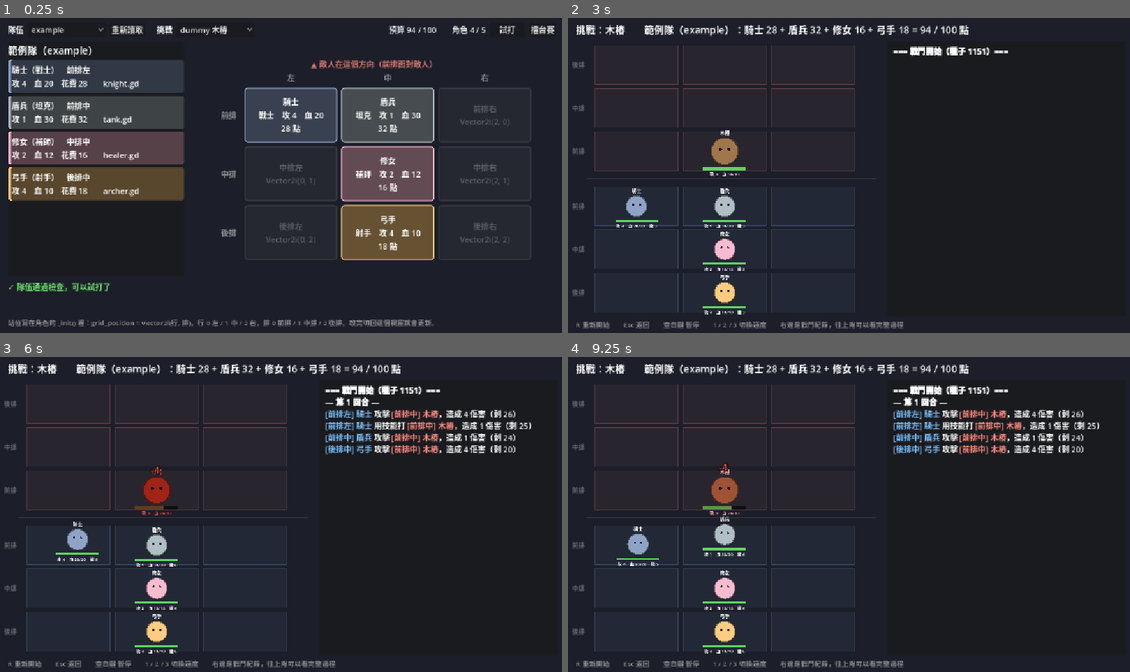
Above: before the commit, frames 1-4 (two rows, left to right).
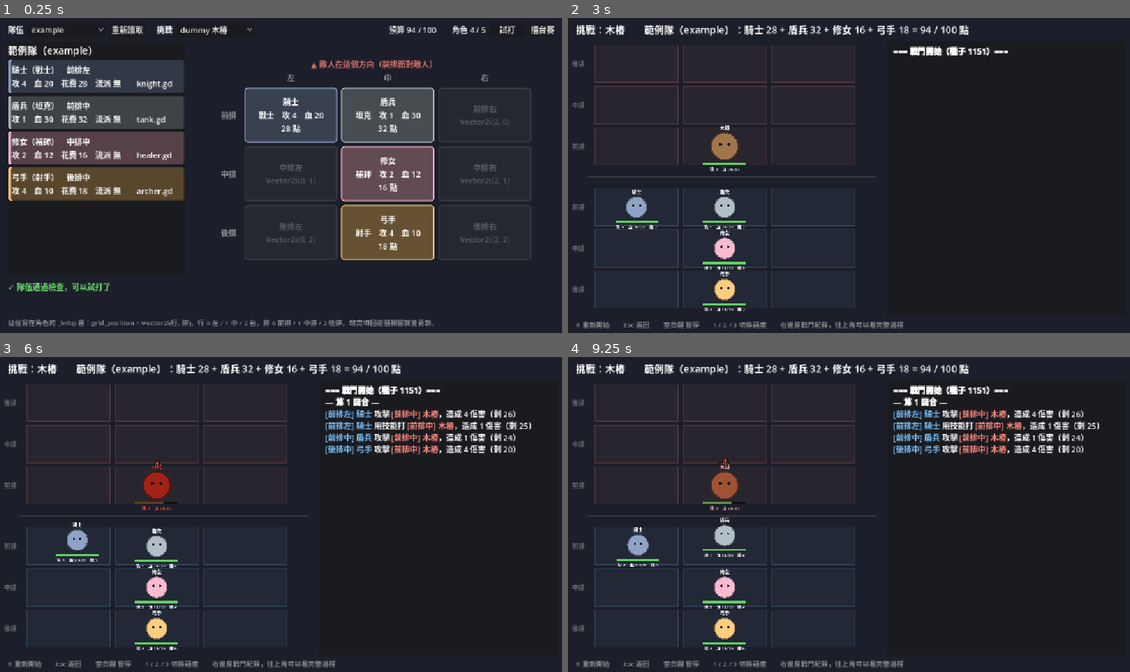
Above: after the commit, the same moments.

Repository: AlusIsing/course-1151-5
Game: Godot game, scene res://framework/preview/team_preview.tscn
The game is run twice, just before and just after one commit, with the same random seed, the same clock (stepped at 60 frames per second) and the same inputs.
Inputs (mouse positions are in pixels of both pictures, inside the frame that each line leads up to):
- Up to frame 1 (0.25 s): no input
- Up to frame 2 (3 s): click "example" at 0.5 s; click "重新讀取" at 1.25 s; click "dummy 木樁" at 2 s; click "試打" at 2.75 s
- Up to frame 3 (6 s): tap Enter at 3.5, 5 s; move the mouse to (404, 498) at 3.52 s; tap R at 3.6 s; click (404, 498) at 3.67 s; tap Space at 3.77, 4.25, 4.52, 5.75 s; move the mouse to (168, 530) at 4.27 s; tap 1 at 4.35 s; click (168, 530) at 4.42 s; move the mouse to (337, 445) at 5.02 s; tap 2 at 5.1 s; click (337, 445) at 5.17 s; move the mouse to (252, 577) at 5.77 s; tap 3 at 5.85 s; click (252, 577) at 5.92 s
- Up to frame 4 (9.25 s): tap Space at 6.02, 6.77, 7.25, 7.52, 9.02 s; tap Enter at 6.5 s; move the mouse to (1017, 561) at 6.52 s; tap R at 6.6 s; click (1017, 561) at 6.67 s; move the mouse to (680, 467) at 7.27 s; tap 1 at 7.35 s; click (680, 467) at 7.42 s; move the mouse to (877, 514) at 8.02 s; tap 2 at 8.1 s; click (877, 514) at 8.17 s; move the mouse to (764, 435) at 8.77 s; tap 3 at 8.85 s; click (764, 435) at 8.92 s

The runs differ from the first frame. In frame 1, 0.8% of the frame differs, in the area x 16-31%, y 19-57%; in frame 2, 3.0%; in frame 3, 3.0%; in frame 4, 3.0%, in the area x 0-55%, y 13-95%.

Commit message:
feat: 擂台與陣型預覽顯示流派加成、護盾、中毒與詛咒
Co-Authored-By: Claude Opus 5.5 <noreply@anthropic.com>

Diff:
--- a/framework/arena.gd
+++ b/framework/arena.gd
@@ -10,8 +10,8 @@
 const BOARD_X: float = 320.0      # 棋盤中心的 x
 const BOARD_TOP: float = 56.0
 const CELL_W: float = 180.0
-const ROW_H: float = 88.0
-const MID_GAP: float = 24.0       # 兩個棋盤中間的空隙
+const ROW_H: float = 84.0
+const MID_GAP: float = 40.0       # 兩個棋盤中間的空隙（下半部隊伍的流派加成寫在這裡）
 const UNIT_SCALE: float = 0.62
 const LUNGE: float = 26.0         # 攻擊時往目標衝多遠
 const COMPACT_LINES: int = 8      # compact 模式顯示幾行戰鬥紀錄
@@ -84,6 +84,7 @@
 			_add_holder(unit)
 	_fx_delay = 0.0
 	battle.start()
+	queue_redraw()
 
 
 func set_compact(value: bool) -> void:
@@ -122,6 +123,21 @@
 	var mid_y: float = BOARD_TOP + ROW_H * Rules.GRID_ROWS + MID_GAP / 2.0
 	draw_line(Vector2(40.0, mid_y), Vector2(BOARD_X * 2.0 - 10.0, mid_y), Color(1, 1, 1, 0.12), 2.0)
 
+	# 每隊棋盤上方：啟動中的流派加成，例如「🧪 劇毒 2/4」
+	if battle == null:
+		return
+	for team: int in [Battle.PLAYER, Battle.ENEMY]:
+		var parts: Array[String] = []
+		for school: int in range(1, Rules.SCHOOL_NAMES.size()):
+			if battle.school_tier(team, school) > 0:
+				parts.append("%s %s %d/%d" % [Rules.SCHOOL_ICONS[school], Rules.SCHOOL_NAMES[school],
+						battle.school_count(team, school), Rules.SCHOOL_TIERS[-1]])
+		if parts.is_empty():
+			continue
+		var top: float = cell_position(team, Vector2i(0, Rules.GRID_ROWS - 1 if team == Battle.ENEMY else 0)).y - ROW_H / 2.0
+		draw_string(font, Vector2(40.0, top - 6.0), "　".join(parts), HORIZONTAL_ALIGNMENT_RIGHT,
+				BOARD_X * 2.0 - 50.0, 15, Color(Battle.TEAM_COLORS[team]))
+
 
 ## 格子在畫面上的中心點
 func cell_position(team: int, cell: Vector2i) -> Vector2:
--- a/framework/preview/team_preview.gd
+++ b/framework/preview/team_preview.gd
@@ -11,6 +11,7 @@
 	var max_hp: int
 	var attack: int
 	var cost: int
+	var school: int
 	var color: Color
 	var cell: Vector2i
 
@@ -127,6 +128,7 @@
 		info.max_hp = unit.max_hp
 		info.attack = unit.attack
 		info.cost = Rules.unit_cost(unit.max_hp, unit.attack)
+		info.school = clampi(unit.school, 0, Rules.SCHOOL_NAMES.size() - 1)
 		info.color = unit.color
 		info.cell = unit.grid_position
 	if instance is Node:
@@ -197,7 +199,7 @@
 		else:
 			style.bg_color = info.color.darkened(0.6)
 			style.border_color = info.color
-			label.text = "%s\n%s　攻 %d　血 %d\n%d 點" % [info.name, info.role, info.attack, info.max_hp, info.cost]
+			label.text = "%s%s\n%s　攻 %d　血 %d\n%d 點" % [_icon(info.school), info.name, info.role, info.attack, info.max_hp, info.cost]
 			label.add_theme_color_override("font_color", Color.WHITE)
 		(label.get_parent() as PanelContainer).add_theme_stylebox_override("panel", style)
 
@@ -205,9 +207,20 @@
 	for child: Node in member_list.get_children():
 		child.queue_free()
 	var total: int = 0
+	var schools: Array[int] = []
+	schools.resize(Rules.SCHOOL_NAMES.size())
 	for info: UnitInfo in units:
 		total += info.cost
+		schools[info.school] += 1
 		member_list.add_child(_member_entry(info))
+	var school_parts: Array[String] = []
+	for school: int in range(1, schools.size()):
+		if schools[school] > 0:
+			var active: String = "（啟動）" if Rules.school_tier(schools[school]) > 0 else ""
+			school_parts.append("%s%s %d/%d%s" % [_icon(school), Rules.SCHOOL_NAMES[school], schools[school],
+					Rules.SCHOOL_TIERS[-1], active])
+	if not school_parts.is_empty():
+		team_label.text = "%s\n%s" % [title, "　".join(school_parts)]
 
 	var over: bool = total > Rules.BUDGET or units.size() > Rules.MAX_UNITS
 	budget_label.text = "預算 %d / %d　　角色 %d / %d" % [total, Rules.BUDGET, units.size(), Rules.MAX_UNITS]
@@ -233,7 +246,12 @@
 	style.set_content_margin_all(8.0)
 	panel.add_theme_stylebox_override("panel", style)
 	var label: Label = Label.new()
-	label.text = "%s（%s）　%s\n攻 %d　血 %d　花費 %d　　%s" % [info.name, info.role, Rules.cell_name(info.cell),
-			info.attack, info.max_hp, info.cost, info.path.get_file()]
+	label.text = "%s%s（%s）　%s\n攻 %d　血 %d　花費 %d　流派 %s　　%s" % [_icon(info.school), info.name, info.role,
+			Rules.cell_name(info.cell), info.attack, info.max_hp, info.cost, Rules.SCHOOL_NAMES[info.school], info.path.get_file()]
 	panel.add_child(label)
 	return panel
+
+
+## 流派圖示加一個空白；沒有流派是空字串
+func _icon(school: int) -> String:
+	return "" if school == 0 else Rules.SCHOOL_ICONS[school] + " "
